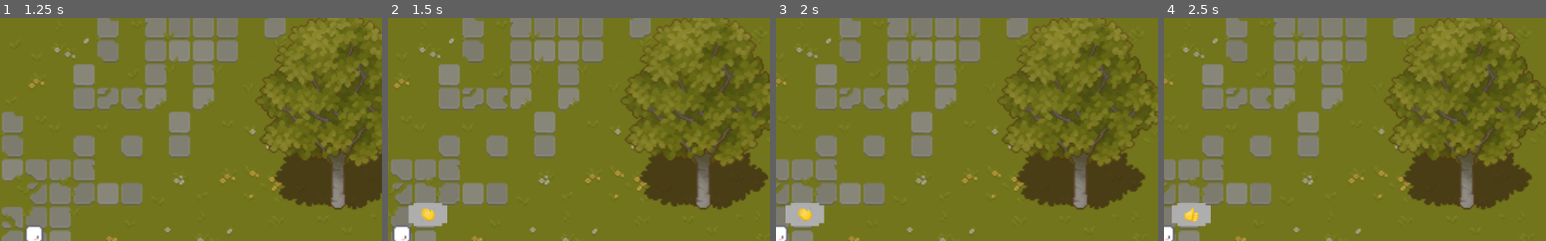
Above: before the commit, frames 1-4 (left to right).
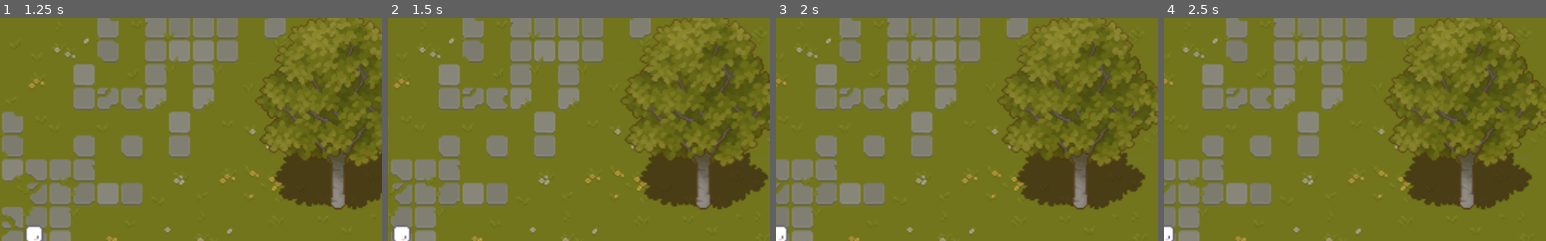
Above: after the commit, the same moments.

Repository: blink-blink/Calla-Chat-Reimplementation
Game: Godot game, scene res://Scenes/Entrypoint.tscn
The game is run twice, just before and just after one commit, with the same random seed, the same clock (stepped at 60 frames per second) and the same inputs.
Inputs (mouse positions are % of the whole screen's width and height, from its top left):
- Up to frame 1 (1.25 s): tap Enter at 0.5 s; move the mouse to (72, 45) at 0.52 s; hold Right (right) from 0.53 s (still down); hold E (emote) from 0.53 s (still down)
- Up to frame 2 (1.5 s): release Right (right) at 1.25 s; release E (emote) at 1.25 s; click (79, 80) at 1.25 s
- Up to frame 3 (2 s): no input
- Up to frame 4 (2.5 s): click (89, 80) at 2 s
The pictures show only the part of the screen within x 50-100%, y 0-50%; the shares and areas given below are measured in that part.

Frame 1 is identical in both runs. In frame 2, 1.0% of the frame differs, in the area x 5-16%, y 82-94%; in frame 3, 1.0%; in frame 4, 1.0%.

Commit message:
moved around nodes to be more modular

Diff:
--- a/Scenes/GUI.tscn
+++ b/Scenes/GUI.tscn
@@ -1,6 +1,15 @@
-[gd_scene load_steps=2 format=2]
+[gd_scene load_steps=11 format=2]
 
 [ext_resource path="res://Scripts/Settings.gd" type="Script" id=1]
+[ext_resource path="res://Assets/UI/Emotes/cross.png" type="Texture" id=2]
+[ext_resource path="res://Assets/UI/Emotes/raise.png" type="Texture" id=3]
+[ext_resource path="res://Assets/UI/Emotes/heart.png" type="Texture" id=4]
+[ext_resource path="res://Assets/UI/Emotes/check.png" type="Texture" id=5]
+[ext_resource path="res://Assets/UI/Emotes/thumbsup.png" type="Texture" id=6]
+[ext_resource path="res://Assets/UI/Emotes/clap.png" type="Texture" id=7]
+[ext_resource path="res://Assets/UI/Emotes/ok.png" type="Texture" id=8]
+[ext_resource path="res://Assets/UI/Emotes/party.png" type="Texture" id=9]
+[ext_resource path="res://Scenes/Emote Panel.gd" type="Script" id=10]
 
 [node name="GUI" type="CanvasLayer"]
 
@@ -41,4 +50,69 @@
 margin_bottom = 54.0
 text = "Quit"
 
+[node name="Emote Panel" type="Panel" parent="."]
+margin_left = 770.0
+margin_top = 446.0
+margin_right = 990.0
+margin_bottom = 568.0
+script = ExtResource( 10 )
+
+[node name="GridContainer" type="GridContainer" parent="Emote Panel"]
+margin_left = 10.0
+margin_top = 10.0
+margin_right = 152.0
+margin_bottom = 48.0
+hint_tooltip = "Emotes"
+columns = 4
+
+[node name="Clap" type="TextureButton" parent="Emote Panel/GridContainer"]
+margin_right = 48.0
+margin_bottom = 48.0
+texture_normal = ExtResource( 7 )
+
+[node name="Ok" type="TextureButton" parent="Emote Panel/GridContainer"]
+margin_left = 52.0
+margin_right = 100.0
+margin_bottom = 48.0
+texture_normal = ExtResource( 8 )
+
+[node name="ThumbsUp" type="TextureButton" parent="Emote Panel/GridContainer"]
+margin_left = 104.0
+margin_right = 152.0
+margin_bottom = 48.0
+texture_normal = ExtResource( 6 )
+
+[node name="Raise" type="TextureButton" parent="Emote Panel/GridContainer"]
+margin_left = 156.0
+margin_right = 204.0
+margin_bottom = 48.0
+texture_normal = ExtResource( 3 )
+
+[node name="Yes" type="TextureButton" parent="Emote Panel/GridContainer"]
+margin_top = 52.0
+margin_right = 48.0
+margin_bottom = 100.0
+texture_normal = ExtResource( 5 )
+
+[node name="No" type="TextureButton" parent="Emote Panel/GridContainer"]
+margin_left = 52.0
+margin_top = 52.0
+margin_right = 100.0
+margin_bottom = 100.0
+texture_normal = ExtResource( 2 )
+
+[node name="Heart" type="TextureButton" parent="Emote Panel/GridContainer"]
+margin_left = 104.0
+margin_top = 52.0
+margin_right = 152.0
+margin_bottom = 100.0
+texture_normal = ExtResource( 4 )
+
+[node name="Party" type="TextureButton" parent="Emote Panel/GridContainer"]
+margin_left = 156.0
+margin_top = 52.0
+margin_right = 204.0
+margin_bottom = 100.0
+texture_normal = ExtResource( 9 )
+
 [connection signal="pressed" from="Settings/ColorRect/VBoxContainer/Quit" to="Settings" method="_on_Quit_pressed"]
--- a/Scenes/Map1.tscn
+++ b/Scenes/Map1.tscn
@@ -7,17 +7,6 @@
 [ext_resource path="res://Scenes/GUI.tscn" type="PackedScene" id=5]
 [ext_resource path="res://Scenes/Map1Navigation.gd" type="Script" id=6]
 [ext_resource path="res://Assets/Texture/TX Props.png" type="Texture" id=7]
-[ext_resource path="res://Assets/UI/Emotes/clap.png" type="Texture" id=8]
-[ext_resource path="res://Assets/UI/Emotes/check.png" type="Texture" id=9]
-[ext_resource path="res://Assets/UI/Emotes/cross.png" type="Texture" id=10]
-[ext_resource path="res://Scenes/SpeechBubble.gd" type="Script" id=11]
-[ext_resource path="res://Assets/UI/SpeachBubbleBoarder.png" type="Texture" id=12]
-[ext_resource path="res://Scenes/Emote Panel.gd" type="Script" id=13]
-[ext_resource path="res://Assets/UI/Emotes/heart.png" type="Texture" id=14]
-[ext_resource path="res://Assets/UI/Emotes/thumbsup.png" type="Texture" id=15]
-[ext_resource path="res://Assets/UI/Emotes/raise.png" type="Texture" id=16]
-[ext_resource path="res://Assets/UI/Emotes/party.png" type="Texture" id=17]
-[ext_resource path="res://Assets/UI/Emotes/ok.png" type="Texture" id=18]
 
 [sub_resource type="TileSet" id=1]
 11/name = "TX Tileset Grass.png 11"
@@ -354,71 +343,6 @@
 
 [node name="GUI" parent="." instance=ExtResource( 5 )]
 
-[node name="Emote Panel" type="Panel" parent="GUI"]
-margin_left = 770.0
-margin_top = 446.0
-margin_right = 990.0
-margin_bottom = 568.0
-script = ExtResource( 13 )
-
-[node name="GridContainer" type="GridContainer" parent="GUI/Emote Panel"]
-margin_left = 10.0
-margin_top = 10.0
-margin_right = 152.0
-margin_bottom = 48.0
-hint_tooltip = "Emotes"
-columns = 4
-
-[node name="Clap" type="TextureButton" parent="GUI/Emote Panel/GridContainer"]
-margin_right = 48.0
-margin_bottom = 48.0
-texture_normal = ExtResource( 8 )
-
-[node name="Ok" type="TextureButton" parent="GUI/Emote Panel/GridContainer"]
-margin_left = 52.0
-margin_right = 100.0
-margin_bottom = 48.0
-texture_normal = ExtResource( 18 )
-
-[node name="ThumbsUp" type="TextureButton" parent="GUI/Emote Panel/GridContainer"]
-margin_left = 104.0
-margin_right = 152.0
-margin_bottom = 48.0
-texture_normal = ExtResource( 15 )
-
-[node name="Raise" type="TextureButton" parent="GUI/Emote Panel/GridContainer"]
-margin_left = 156.0
-margin_right = 204.0
-margin_bottom = 48.0
-texture_normal = ExtResource( 16 )
-
-[node name="Yes" type="TextureButton" parent="GUI/Emote Panel/GridContainer"]
-margin_top = 52.0
-margin_right = 48.0
-margin_bottom = 100.0
-texture_normal = ExtResource( 9 )
-
-[node name="No" type="TextureButton" parent="GUI/Emote Panel/GridContainer"]
-margin_left = 52.0
-margin_top = 52.0
-margin_right = 100.0
-margin_bottom = 100.0
-texture_normal = ExtResource( 10 )
-
-[node name="Heart" type="TextureButton" parent="GUI/Emote Panel/GridContainer"]
-margin_left = 104.0
-margin_top = 52.0
-margin_right = 152.0
-margin_bottom = 100.0
-texture_normal = ExtResource( 14 )
-
-[node name="Party" type="TextureButton" parent="GUI/Emote Panel/GridContainer"]
-margin_left = 156.0
-margin_top = 52.0
-margin_right = 204.0
-margin_bottom = 100.0
-texture_normal = ExtResource( 17 )
-
 [node name="TileMap" type="TileMap" parent="."]
 tile_set = SubResource( 1 )
 cell_size = Vector2( 32, 32 )
@@ -441,44 +365,23 @@
 
 [node name="YSort" type="YSort" parent="."]
 
-[node name="Trees" type="YSort" parent="YSort"]
-position = Vector2( 497, 183 )
-
-[node name="Tree" parent="YSort/Trees" instance=ExtResource( 3 )]
-position = Vector2( -309, -46 )
-
-[node name="Tree2" parent="YSort/Trees" instance=ExtResource( 3 )]
-position = Vector2( -167, 89 )
-
-[node name="Tree3" parent="YSort/Trees" instance=ExtResource( 3 )]
-position = Vector2( 273, -26 )
-
 [node name="PlayerCamera" type="Camera2D" parent="YSort"]
 position = Vector2( 497, 183 )
 current = true
 zoom = Vector2( 0.5, 0.5 )
 script = ExtResource( 4 )
 
+[node name="Trees" type="YSort" parent="YSort"]
+position = Vector2( 497, 183 )
+
+[node name="Tree" parent="YSort/Trees" instance=ExtResource( 3 )]
+position = Vector2( -309, -46 )
+
+[node name="Tree2" parent="YSort/Trees" instance=ExtResource( 3 )]
+position = Vector2( -167, 89 )
+
+[node name="Tree3" parent="YSort/Trees" instance=ExtResource( 3 )]
+position = Vector2( 273, -26 )
+
 [node name="Player" parent="YSort" instance=ExtResource( 2 )]
 position = Vector2( 497, 183 )
-
-[node name="SpeechBubble" type="Sprite" parent="YSort/Player"]
-position = Vector2( 17, -18 )
-scale = Vector2( 0.574074, 0.574074 )
-texture = ExtResource( 12 )
-script = ExtResource( 11 )
-
-[node name="Emote" type="Sprite" parent="YSort/Player/SpeechBubble"]
-scale = Vector2( 0.427419, 0.427419 )
-
-[node name="Timer" type="Timer" parent="YSort/Player/SpeechBubble"]
-wait_time = 5.0
-
-[connection signal="pressed" from="GUI/Emote Panel/GridContainer/Clap" to="YSort/Player/SpeechBubble" method="_on_Clap_pressed"]
-[connection signal="pressed" from="GUI/Emote Panel/GridContainer/Ok" to="YSort/Player/SpeechBubble" method="_on_Ok_pressed"]
-[connection signal="pressed" from="GUI/Emote Panel/GridContainer/ThumbsUp" to="YSort/Player/SpeechBubble" method="_on_ThumbsUp_pressed"]
-[connection signal="pressed" from="GUI/Emote Panel/GridContainer/Raise" to="YSort/Player/SpeechBubble" method="_on_Raise_pressed"]
-[connection signal="pressed" from="GUI/Emote Panel/GridContainer/Yes" to="YSort/Player/SpeechBubble" method="_on_Yes_pressed"]
-[connection signal="pressed" from="GUI/Emote Panel/GridContainer/No" to="YSort/Player/SpeechBubble" method="_on_No_pressed"]
-[connection signal="pressed" from="GUI/Emote Panel/GridContainer/Heart" to="YSort/Player/SpeechBubble" method="_on_Heart_pressed"]
-[connection signal="pressed" from="GUI/Emote Panel/GridContainer/Party" to="YSort/Player/SpeechBubble" method="_on_Party_pressed"]
--- a/Scenes/Player.tscn
+++ b/Scenes/Player.tscn
@@ -17,17 +17,14 @@
 [ext_resource path="res://Assets/Character/tile012.png" type="Texture" id=15]
 [ext_resource path="res://Assets/Character/tile002.png" type="Texture" id=16]
 [ext_resource path="res://Assets/Character/tile000.png" type="Texture" id=17]
+[ext_resource path="res://Scenes/SpeechBubble.gd" type="Script" id=18]
+[ext_resource path="res://Assets/UI/SpeachBubbleBoarder.png" type="Texture" id=19]
 
 [sub_resource type="SpriteFrames" id=2]
 animations = [ {
 "frames": [ ExtResource( 17 ), ExtResource( 1 ), ExtResource( 16 ), ExtResource( 6 ) ],
 "loop": true,
 "name": "run down",
-"speed": 10.0
-}, {
-"frames": [ ExtResource( 9 ), ExtResource( 13 ), ExtResource( 3 ), ExtResource( 10 ) ],
-"loop": true,
-"name": "run right",
 "speed": 10.0
 }, {
 "frames": [ ExtResource( 15 ), ExtResource( 11 ), ExtResource( 12 ), ExtResource( 5 ) ],
@@ -38,6 +35,11 @@
 "frames": [ ExtResource( 14 ), ExtResource( 7 ), ExtResource( 8 ), ExtResource( 4 ) ],
 "loop": true,
 "name": "run up",
+"speed": 10.0
+}, {
+"frames": [ ExtResource( 9 ), ExtResource( 13 ), ExtResource( 3 ), ExtResource( 10 ) ],
+"loop": true,
+"name": "run right",
 "speed": 10.0
 } ]
 
@@ -56,3 +58,15 @@
 
 [node name="CollisionShape2D" type="CollisionShape2D" parent="."]
 shape = SubResource( 1 )
+
+[node name="SpeechBubble" type="Sprite" parent="."]
+position = Vector2( 17, -18 )
+scale = Vector2( 0.574074, 0.574074 )
+texture = ExtResource( 19 )
+script = ExtResource( 18 )
+
+[node name="Emote" type="Sprite" parent="SpeechBubble"]
+scale = Vector2( 0.427419, 0.427419 )
+
+[node name="Timer" type="Timer" parent="SpeechBubble"]
+wait_time = 5.0
--- a/Scripts/Resources.gd
+++ b/Scripts/Resources.gd
@@ -1,3 +1,4 @@
+# Singleton for resources to be used in the game, they're all loaded here
 extends Node
 
 var emotes = {}
Not shown: 1 places in Scenes/Map1.tscn that only renumber resources
Not shown: 1 places in Scenes/Player.tscn that only renumber resources
